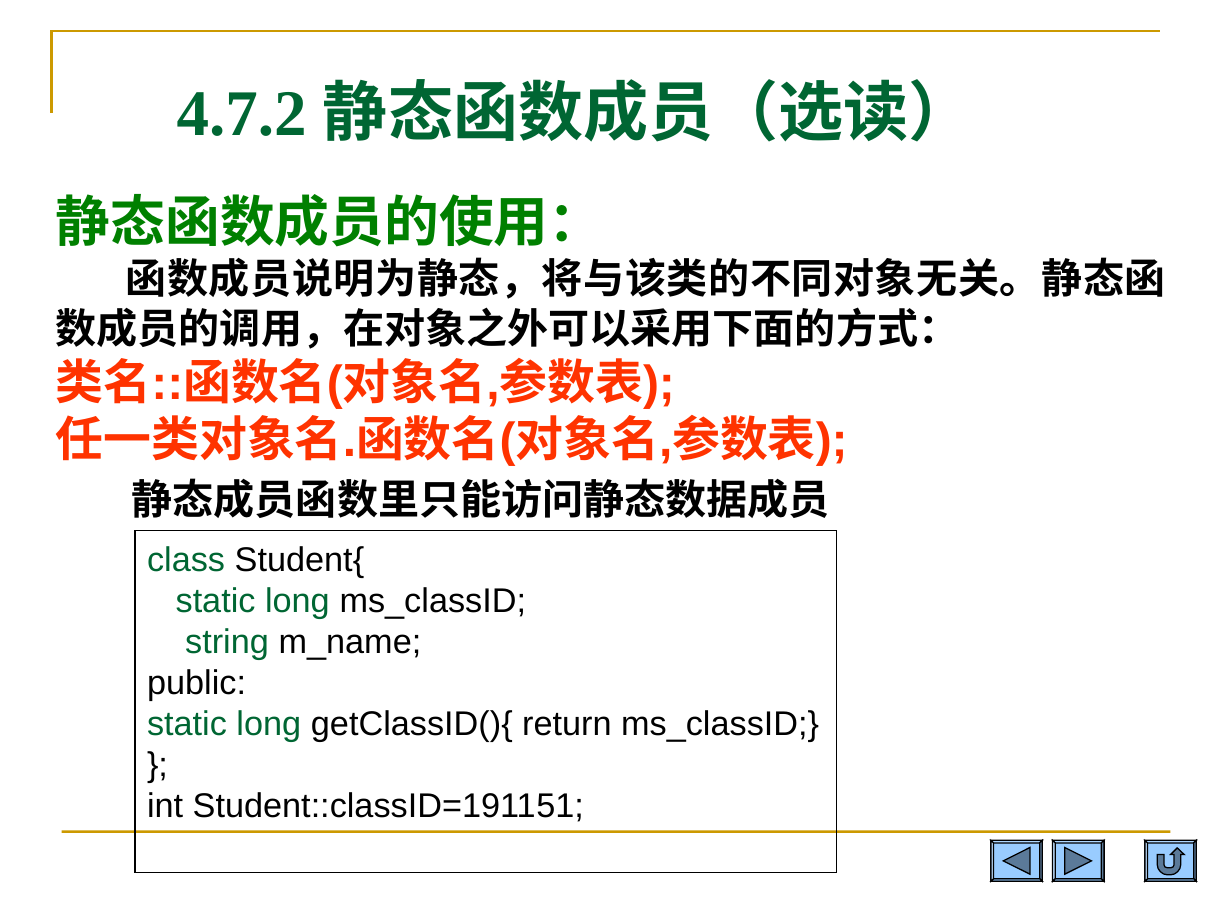
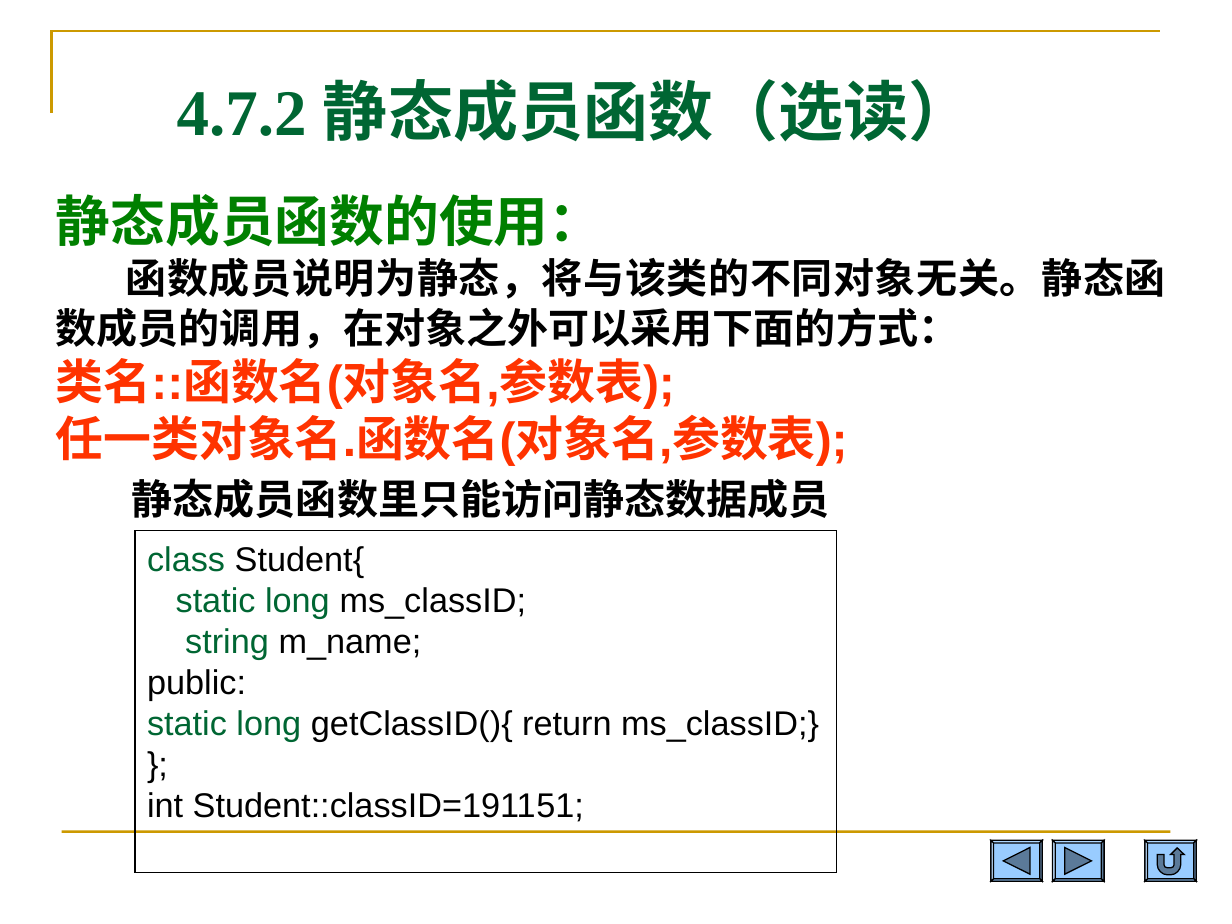
Before and after one commit to Changhe160/Changhe160.github.io, a slide deck: slide 61 of teachingRes/Cplusplus/unit04类与对象.ppt. Drawn at 1232x924 pixels with LibreOffice and Linux fonts; fonts in the diff are those of the drawing. Boxes give left, top, right and bottom in pixels: in the first picture for what was removed or moved away, otherwise in the second. Text is boxed around its words. In the diff, an @@ line names an element or a change of style, - is before the commit and + after.

```diff
--- a/teachingRes/Cplusplus/unit04类与对象.ppt
+++ b/teachingRes/Cplusplus/unit04类与对象.ppt
@@ title at (177, 79, 973, 142): text changed @@
-4.7.2 静态函数成员（选读）
+4.7.2 静态成员函数（选读）
@@ text at (56, 194, 604, 247): text changed @@
-静态函数成员的使用：
+静态成员函数的使用：
```
Also in this commit, not shown: 3 other slides changed, 1 other file.
